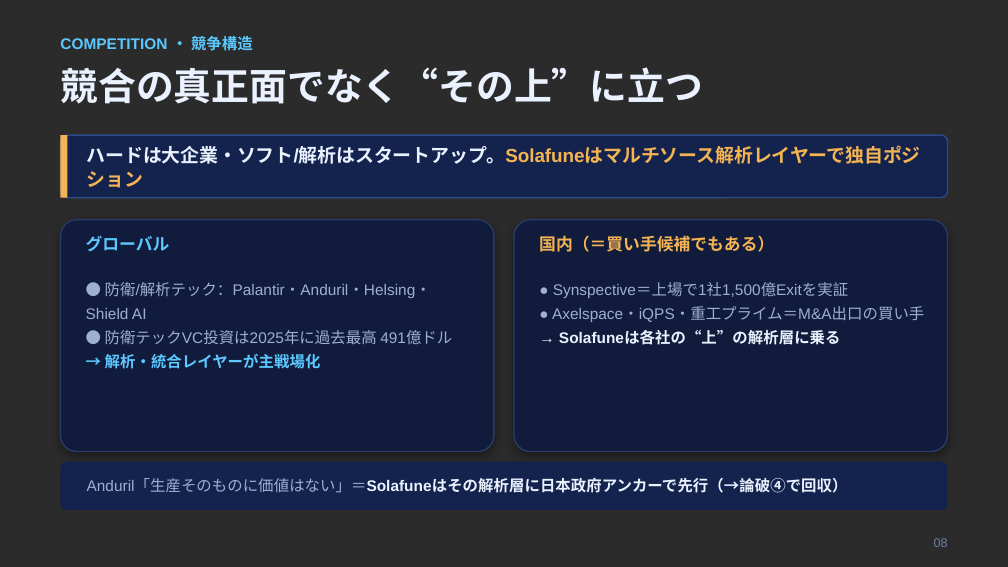
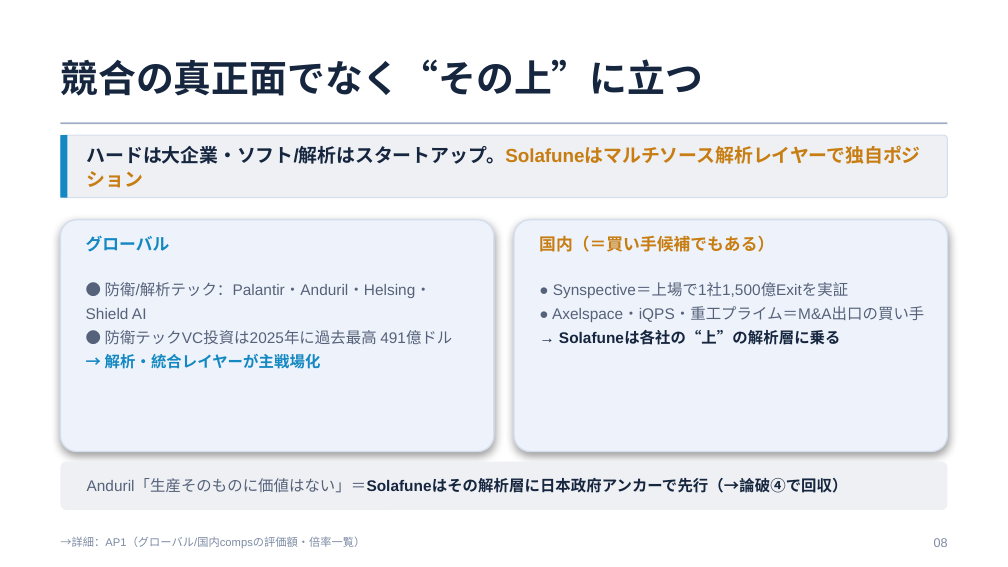
Before and after one commit to Hiroyuki-01/identity_academy_vc, a slide deck: slide 11 of outputs/05_発表スライド.pptx (slide 9 before the commit). Drawn at 1008x567 pixels with LibreOffice and Linux fonts; fonts in the diff are those of the drawing; background and template pictures are left out; a plain dark background stands for a picture behind light text. Boxes give left, top, right and bottom in pixels: in the first picture for what was removed or moved away, otherwise in the second. Text is boxed around its words. In the diff, an @@ line names an element or a change of style, - is before the commit and + after.

```diff
--- a/outputs/05_発表スライド.pptx
+++ b/outputs/05_発表スライド.pptx
@@ background picture (left out) to #FFFFFF @@
@@ text "競合の真正面でなく“その上”に立つ": place and size @@
-text "競合の真正面でなく“その上”に立つ" at bbox=[60, 67, 703, 104]
+text "競合の真正面でなく“その上”に立つ" at bbox=[60, 59, 703, 96]
@@ text "競合の真正面でなく“その上”に立つ" at bbox=[60, 59, 703, 96]: text colour #EAF1FF to #16263F; vertical alignment top to middle @@
@@ text removed at bbox=[60, 36, 253, 51] @@
-COMPETITION ・ 競争構造
@@ rounded rectangle at bbox=[60, 135, 948, 198]: fill #13234D to #EEF0F4; outline #2C4A86 1 pt to #D5DEEC 0.75 pt; proportions changed @@
@@ rectangle at bbox=[60, 135, 68, 198]: fill #F5B454 to #1488C2 @@
@@ rectangle added at bbox=[60, 123, 948, 125], fill #9FAEC6 @@
@@ text "ハードは大企業・ソフト/解析はスタートアップ。Solafuneはマルチソース解析レイヤーで独自ポジション" at bbox=[87, 145, 921, 164]: text colour #EAF1FF to #16263F, text colour #F5B454 to #C77D11 in "ハードは大企業・ソフト/解析はスタートアップ。Solafuneはマルチソース解析レイヤーで独自ポジション" @@
@@ rounded rectangle at bbox=[60, 220, 494, 452]: fill #111C3C to #EEF3FB; outline #2A3B66 1 pt to #D5DEEC 1 pt @@
@@ text "グローバル" at bbox=[86, 235, 170, 252]: text colour #5BC8FF to #1488C2 @@
@@ rounded rectangle at bbox=[514, 220, 948, 452]: fill #111C3C to #EEF3FB; outline #2A3B66 1 pt to #D5DEEC 1 pt @@
@@ text "国内（＝買い手候補でもある）" at bbox=[539, 235, 774, 252]: text colour #F5B454 to #C77D11 @@
@@ text "● 防衛/解析テック：Palantir・Anduril・Helsing・Shield AI" at bbox=[86, 282, 452, 369]: text colour #9DB0D0 to #56627A in "● 防衛/解析テック：Palantir・Anduril・Helsing・Shield AI", "● 防衛テックVC投資は2025年に過去最高 491億ドル"; text colour #5BC8FF to #1488C2 in "→ 解析・統合レイヤーが主戦場化" @@
@@ text "● Synspective＝上場で1社1,500億Exitを実証" at bbox=[552, 282, 924, 345]: text colour #9DB0D0 to #56627A in "● Synspective＝上場で1社1,500億Exitを実証", "● Axelspace・iQPS・重工プライム＝M&A出口の買い手"; text colour #EAF1FF to #16263F in "→ Solafuneは各社の“上”の解析層に乗る" @@
@@ rounded rectangle at bbox=[60, 462, 948, 510]: fill #13234D to #EEF0F4 @@
@@ text "Anduril「生産そのものに価値はない」＝Solafuneはその解析層に日本政府アンカーで先行（→論破④で回収）" at bbox=[87, 479, 848, 493]: text colour #9DB0D0 to #56627A, text colour #EAF1FF to #16263F in "Anduril「生産そのものに価値はない」＝Solafuneはその解析層に日本政府アンカーで先行（→論破④で回収）" @@
@@ text added at bbox=[60, 536, 365, 548], 8 pt, text #7C8AA3 @@
+→詳細：AP1（グローバル/国内compsの評価額・倍率一覧）
@@ text "08" at bbox=[934, 538, 948, 547]: text colour #6E7FA6 to #7C8AA3 @@
```
Also in this commit, not shown: 16 other slides changed, 11 slides added, 41 other files.
